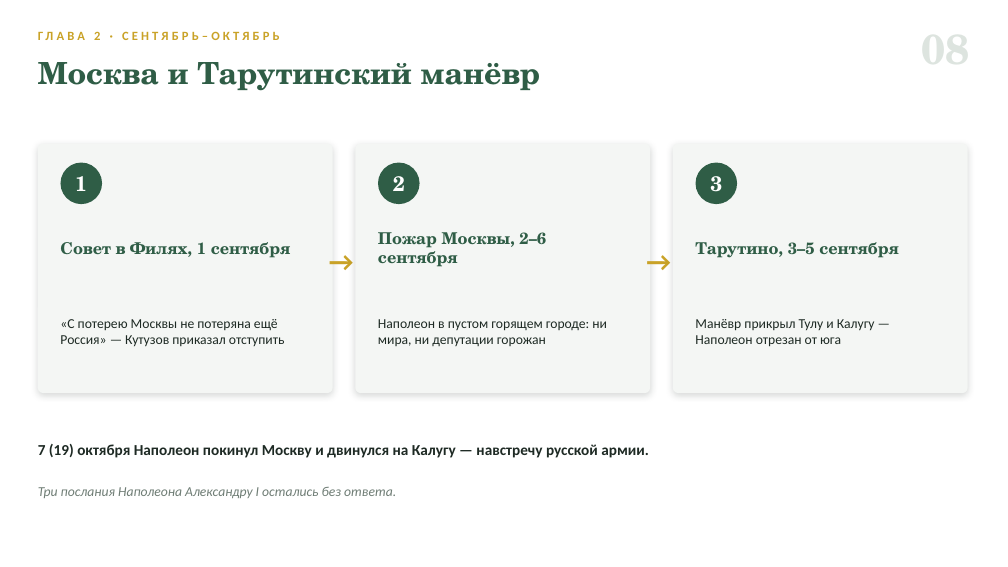
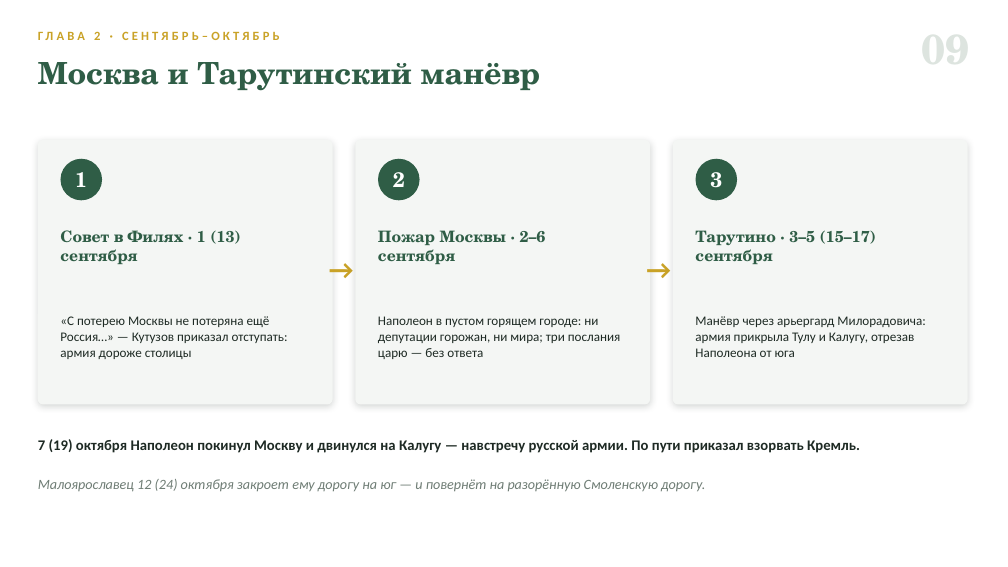
Before and after one commit to artomrek3030-Jumangi/war-1812-quiz, a slide deck: slide 10 of presentation.pptx (slide 9 before the commit). Drawn at 1008x567 pixels with LibreOffice and Linux fonts; fonts in the diff are those of the drawing. Boxes give left, top, right and bottom in pixels: in the first picture for what was removed or moved away, otherwise in the second. Text is boxed around its words. In the diff, an @@ line names an element or a change of style, - is before the commit and + after.

```diff
--- a/presentation.pptx
+++ b/presentation.pptx
@@ rounded rectangle: place and size @@
-rounded rectangle at bbox=[38, 144, 333, 393]
+rounded rectangle at bbox=[38, 140, 333, 405]
@@ rounded rectangle: place and size @@
-rounded rectangle at bbox=[355, 144, 650, 393]
+rounded rectangle at bbox=[355, 140, 650, 405]
@@ proportions changed in 3 elements at bbox=[38, 140, 333, 405], bbox=[355, 140, 650, 405], bbox=[673, 140, 968, 405] @@
@@ rounded rectangle: place and size @@
-rounded rectangle at bbox=[673, 144, 968, 393]
+rounded rectangle at bbox=[673, 140, 968, 405]
@@ 3 texts, 3 ellipses: place and size @@
-3 texts, 3 ellipses at bbox=[60, 163, 737, 204]
+3 texts, 3 ellipses at bbox=[60, 159, 737, 200]
@@ text at bbox=[60, 230, 240, 264]: text changed; size 15.5 to 15 pt @@
-Совет в Филях, 1 сентября
+Совет в Филях · 1 (13) сентября
@@ text at bbox=[378, 230, 546, 264]: text changed; size 15.5 to 15 pt @@
-Пожар Москвы, 2–6 сентября
+Пожар Москвы · 2–6 сентября
@@ text at bbox=[695, 230, 876, 264]: text changed; size 15.5 to 15 pt @@
-Тарутино, 3–5 сентября
+Тарутино · 3–5 (15–17) сентября
@@ text "→": place and size @@
-text "→" at bbox=[329, 242, 363, 280]
+text "→" at bbox=[329, 250, 363, 287]
@@ text "→": place and size @@
-text "→" at bbox=[647, 242, 681, 280]
+text "→" at bbox=[647, 250, 681, 287]
@@ text at bbox=[60, 316, 288, 359]: text changed; size 13 to 12.5 pt @@
-«С потерею Москвы не потеряна ещё Россия» — Кутузов приказал отступить
+«С потерею Москвы не потеряна ещё Россия…» — Кутузов приказал отступать: армия дороже столицы
@@ text at bbox=[378, 316, 621, 359]: text changed; size 13 to 12.5 pt @@
-Наполеон в пустом горящем городе: ни мира, ни депутации горожан
+Наполеон в пустом горящем городе: ни депутации горожан, ни мира; три послания царю — без ответа
@@ text at bbox=[695, 316, 925, 357]: text changed; size 13 to 12.5 pt @@
-Манёвр прикрыл Тулу и Калугу — Наполеон отрезан от юга
+Манёвр через арьергард Милорадовича: армия прикрыла Тулу и Калугу, отрезав Наполеона от юга
@@ text at bbox=[38, 439, 860, 453]: text changed; size 14.5 to 14 pt @@
-7 (19) октября Наполеон покинул Москву и двинулся на Калугу — навстречу русской армии.
+7 (19) октября Наполеон покинул Москву и двинулся на Калугу — навстречу русской армии. По пути приказал взорвать Кремль.
@@ text at bbox=[38, 479, 705, 492]: text changed; size 13 to 13.5 pt @@
-Три послания Наполеона Александру I остались без ответа.
+Малоярославец 12 (24) октября закроет ему дорогу на юг — и повернёт на разорённую Смоленскую дорогу.
```
Also in this commit, not shown: 9 other slides changed, 3 slides added, 2 slides removed.
